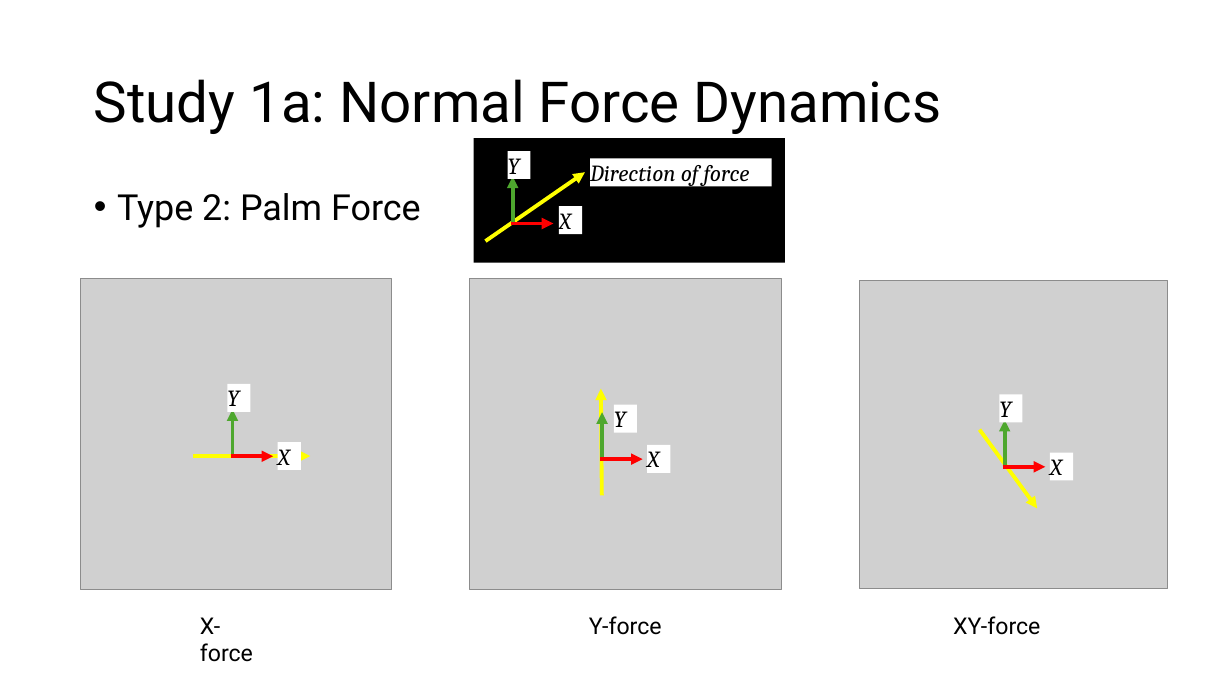
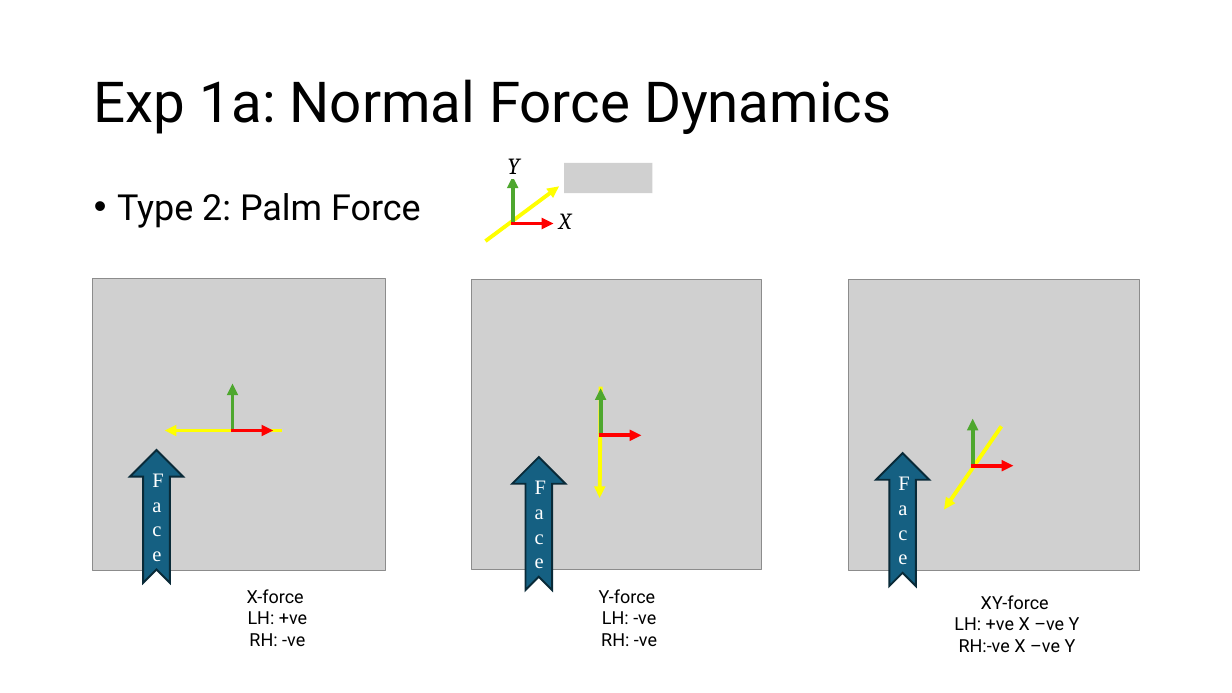
Before and after one commit to UniMelbHumanRoboticsLab/ForceMoCap, a slide deck: slide 9 of experiments/exp1/ForceMoCap Evaluation Protocol.pptx (slide 4 before the commit). Drawn at 1232x693 pixels with LibreOffice and Linux fonts; fonts in the diff are those of the drawing; grey boxes stand for pictures. Boxes give left, top, right and bottom in pixels: in the first picture for what was removed or moved away, otherwise in the second. Text is boxed around its words. In the diff, an @@ line names an element or a change of style, - is before the commit and + after.

```diff
--- a/experiments/exp1/ForceMoCap Evaluation Protocol.pptx
+++ b/experiments/exp1/ForceMoCap Evaluation Protocol.pptx
@@ title at <box>94,79,891,134</box>: text changed @@
-Study 1a: Normal Force Dynamics
+Exp 1a: Normal Force Dynamics
@@ rectangle removed at <box>474,138,786,262</box> @@
@@ text "Y" rewrapped from <box>507,151,531,178</box> to <box>508,158,520,174</box> @@
@@ picture added at <box>565,163,653,193</box> @@
@@ rectangle removed at <box>591,158,772,186</box> @@
-Direction of force
@@ arrow moved from (485, 241) - (585, 172) to (485, 241) - (559, 187) @@
@@ text "X" rewrapped from <box>559,206,582,234</box> to <box>559,213,572,229</box> @@
@@ picture: place and size @@
-picture at <box>80,279,392,591</box>
+picture at <box>92,278,384,570</box>
@@ picture at <box>472,280,762,569</box>: rotation 90 to 0 degrees @@
@@ picture at <box>848,279,1140,570</box>: rotation 0 to 180 degrees @@
@@ rectangle removed at <box>227,384,250,411</box> @@
-Y
@@ arrow moved from (602, 495) - (601, 389) to (601, 386) - (600, 498) @@
@@ rectangle removed at <box>614,405,637,433</box> @@
-Y
@@ arrow moved from (1005, 467) - (1005, 420) to (973, 466) - (973, 419) @@
@@ rectangle removed at <box>1000,395,1023,422</box> @@
-Y
@@ arrow moved from (193, 457) - (311, 457) to (282, 431) - (165, 431) @@
@@ rectangle removed at <box>277,442,300,470</box> @@
-X
@@ 4 arrows: place and size @@
-4 arrows at <box>231,409,643,459</box>
+4 arrows at <box>231,384,641,435</box>
@@ rectangle removed at <box>647,445,670,472</box> @@
-X
@@ arrow moved from (980, 430) - (1038, 508) to (1002, 426) - (945, 509) @@
@@ notched right arrow added at <box>129,450,183,583</box>, fill #156082, outline #092A39 1.5 pt, 16 pt, text #FFFFFF @@
+Face
@@ notched right arrow added at <box>512,457,566,591</box>, fill #156082, outline #092A39 1.5 pt, 16 pt, text #FFFFFF @@
+Face
@@ notched right arrow added at <box>876,454,930,587</box>, fill #156082, outline #092A39 1.5 pt, 16 pt, text #FFFFFF @@
+Face
@@ arrow moved from (1003, 467) - (1045, 467) to (971, 466) - (1014, 466) @@
@@ rectangle removed at <box>1050,453,1073,481</box> @@
-X
@@ text at <box>247,589,307,646</box>: text changed; size 18 to 14 pt @@
-X-force
+X-force
+LH: +ve
+RH: -ve
@@ text at <box>599,589,657,646</box>: text changed; size 18 to 14 pt @@
-Y-force
+Y-force
+LH: -ve
+RH: -ve
@@ text added at <box>954,595,1080,652</box>, 14 pt, text #000000 @@
+XY-force
+LH: +ve X –ve Y
+RH:-ve X –ve Y
@@ text removed at <box>953,616,1040,635</box> @@
-XY-force
```
Also in this commit, not shown: 7 other slides changed, 7 slides added, 26 other files.
